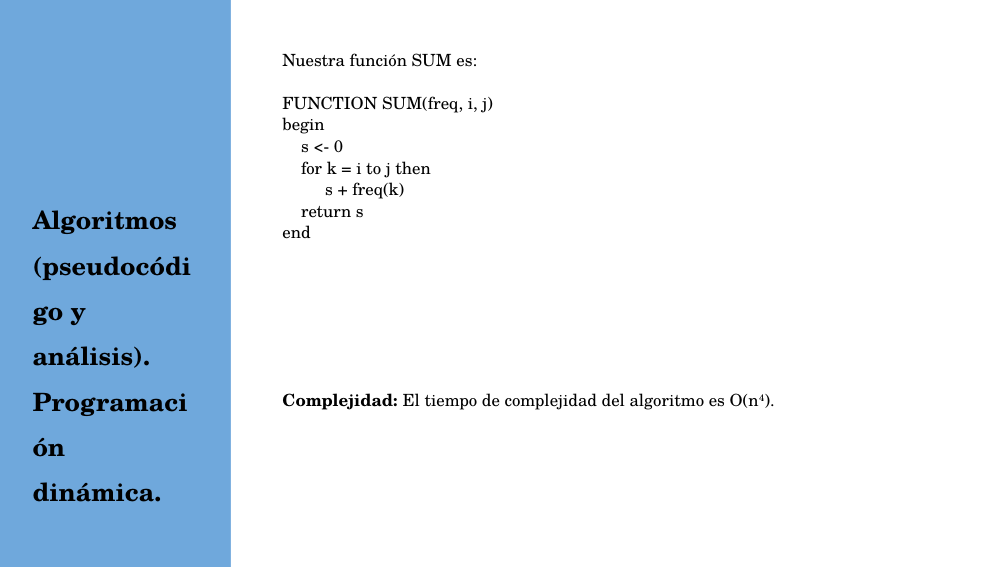
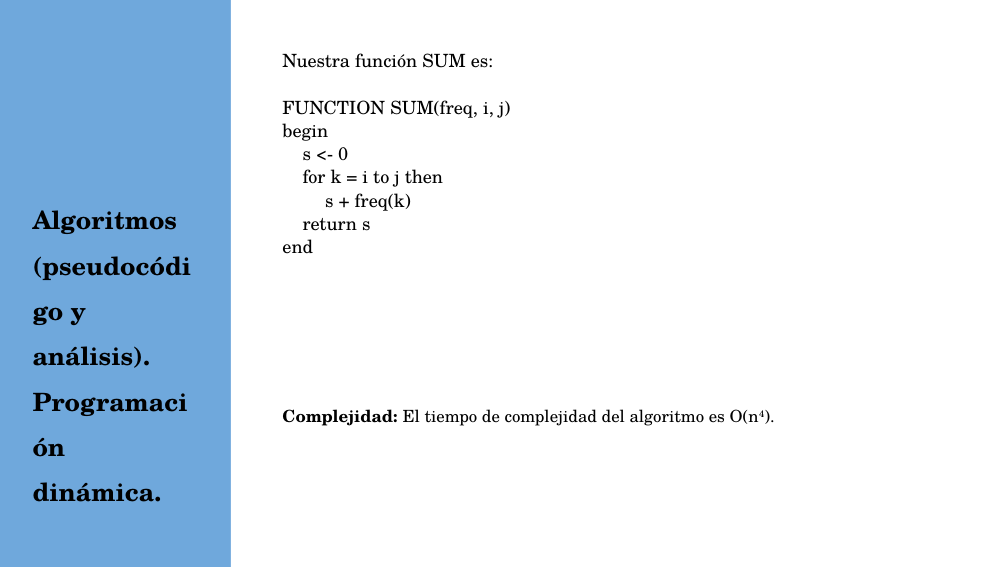
Before and after one commit to alu0100812534/DAA_-L2_8_optimal-binary-search-trees, a slide deck: slide 6 of slides/DAA_-L2_8_optimal-binary-search-trees.pptx. Drawn at 1008x567 pixels with LibreOffice and Linux fonts; fonts in the diff are those of the drawing; background and template pictures are left out. Boxes give left, top, right and bottom in pixels: in the first picture for what was removed or moved away, otherwise in the second. Text is boxed around its words. In the diff, an @@ line names an element or a change of style, - is before the commit and + after.

```diff
--- a/slides/DAA_-L2_8_optimal-binary-search-trees.pptx
+++ b/slides/DAA_-L2_8_optimal-binary-search-trees.pptx
@@ text at (x1=282, y1=53, x2=510, y2=254): size 12 to 13 pt in "Nuestra función SUM es:", "FUNCTION SUM(freq, i, j)", "begin", "s <- 0" and 4 more places @@
```
Also in this commit, not shown: 3 other slides changed, 3 other files.
